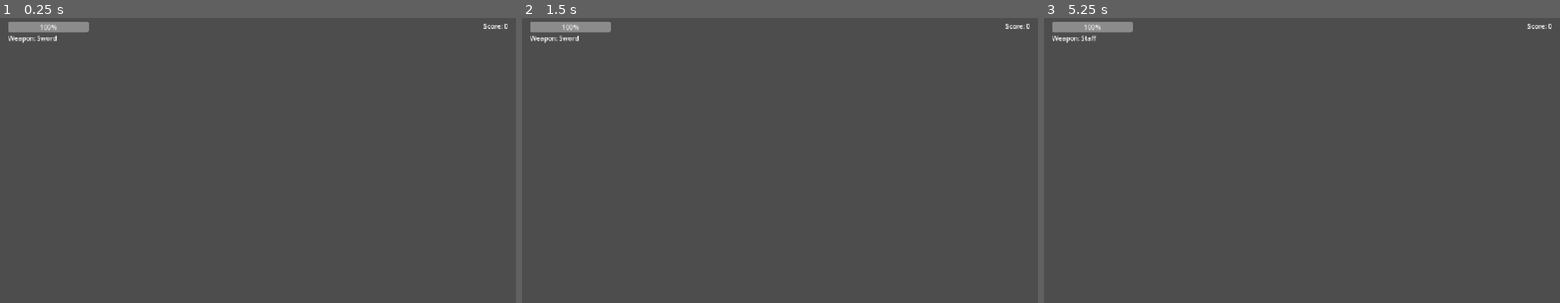
Above: before the commit, frames 1-3 (left to right).
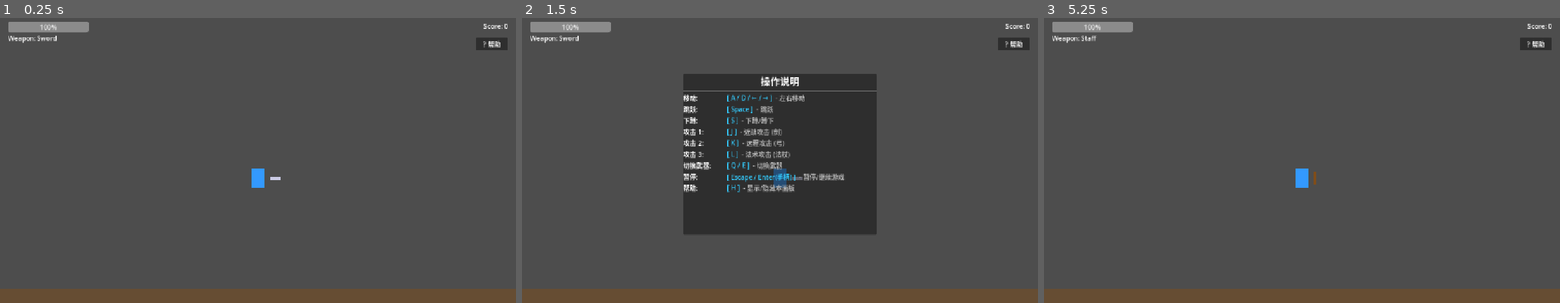
Above: after the commit, the same moments.

Repository: czlczlczl/just-attack
Game: Godot game, scene res://scenes/main.tscn
The game is run twice, just before and just after one commit, with the same random seed, the same clock (stepped at 60 frames per second) and the same inputs.
Inputs (mouse positions are in pixels of both pictures, inside the frame that each line leads up to):
- Up to frame 1 (0.25 s): no input
- Up to frame 2 (1.5 s): click (1012, 43) at 0.5 s, where only the run after the commit has a clickable "? 帮助"; tap Enter at 1.25 s; move the mouse to (893, 143) at 1.27 s; hold D from 1.28 s (still down); tap H at 1.35 s; click (893, 143) at 1.42 s
- Up to frame 3 (5.25 s): tap Space at 1.52, 2, 2.27, 3.5, 3.77, 4.52, 5 s; move the mouse to (1198, 171) at 2.02 s; tap H at 2.1, 3.05, 3.8, 4.55 s; tap Enter at 2.75, 4.25 s; move the mouse to (1353, 94) at 2.77 s; release D at 2.78 s; hold A 2.78-3.53 s; tap J at 2.85 s; move the mouse to (1276, 217) at 3.52 s; hold D 3.53-5.03 s; tap K at 3.6 s; click (1276, 217) at 3.67 s; move the mouse to (1456, 200) at 4.27 s; tap L at 4.35 s; move the mouse to (1147, 114) at 5.02 s; hold A from 5.03 s (still down); tap Q at 5.1 s

The runs differ from the first frame. In frame 1, 5.4% of the frame differs, in the area x 0-100%, y 6-100%; in frame 2, 25%; in frame 3, 5.4%.
Error before the commit: Parse Error: Member "gravity" redefined (original in native class 'Area2D') (res://scripts/projectiles/projectile.gd:18)
Error after the commit: Invalid access to property or key 'gravity' on a base object of type 'Nil'. (res://scenes/player/player.gd:70)

Commit message:
feat: complete Godot 4.6 platformer game
Core Features:
- Player controller with movement, jumping, crouching (A/D or Arrow keys)
- 3 weapons: Sword (J), Bow (K), Staff (L) - switch with Q/E
- Enemy AI with state machine: Idle, Patrol, Chase, Attack, Return
- Random enemy spawner with spawn points
- Smooth camera follow with dynamic offset
- UI: Health bar, Score, Weapon display

New Features:
- Controls overlay showing key bindings (press H or click ? button)
- Procedural audio system for SFX
- Projectile system for bow weapon
- Death zone for fall damage

Files:
- scripts/controls_overlay.gd - Key bindings display
- scenes/main.tscn - Main game scene with UI
- All player, enemy, weapon, and utility scripts

Diff:
--- a/project.godot
+++ b/project.godot
@@ -1,4 +1,11 @@
-; Engine configuration file for Godot 4.6.1
+; Engine configuration file.
+; It's best edited using the editor UI and not directly,
+; since the parameters that go here are not all obvious.
+;
+; Format:
+;   [section] ; section goes between []
+;   param=value ; assign values to parameters
+
 config_version=5
 
 [application]
@@ -37,49 +44,49 @@
 jump={
 "deadzone": 0.5,
 "events": [Object(InputEventKey,"resource_local_to_scene":false,"resource_name":"","device":-1,"window_id":0,"alt_press …(191 unchanged characters)…
-, Object(InputEventJoypadButton,"resource_local_to_scene":false,"resource_name":"","device":-1,"button_index":0,"pressure":0.0,"pressed":true)
+, Object(InputEventJoypadButton,"resource_local_to_scene":false,"resource_name":"","device":-1,"button_index":0,"pressure":0.0,"pressed":true,"script":null)
 ]
 }
 crouch={
 "deadzone": 0.5,
 "events": [Object(InputEventKey,"resource_local_to_scene":false,"resource_name":"","device":-1,"window_id":0,"alt_press …(192 unchanged characters)…
-, Object(InputEventJoypadButton,"resource_local_to_scene":false,"resource_name":"","device":-1,"button_index":13,"pressure":0.0,"pressed":true)
+, Object(InputEventJoypadButton,"resource_local_to_scene":false,"resource_name":"","device":-1,"button_index":13,"pressure":0.0,"pressed":true,"script":null)
 ]
 }
 attack_1={
 "deadzone": 0.5,
 "events": [Object(InputEventKey,"resource_local_to_scene":false,"resource_name":"","device":-1,"window_id":0,"alt_press …(192 unchanged characters)…
-, Object(InputEventJoypadButton,"resource_local_to_scene":false,"resource_name":"","device":-1,"button_index":2,"pressure":0.0,"pressed":true)
+, Object(InputEventJoypadButton,"resource_local_to_scene":false,"resource_name":"","device":-1,"button_index":2,"pressure":0.0,"pressed":true,"script":null)
 ]
 }
 attack_2={
 "deadzone": 0.5,
 "events": [Object(InputEventKey,"resource_local_to_scene":false,"resource_name":"","device":-1,"window_id":0,"alt_press …(192 unchanged characters)…
-, Object(InputEventJoypadButton,"resource_local_to_scene":false,"resource_name":"","device":-1,"button_index":3,"pressure":0.0,"pressed":true)
+, Object(InputEventJoypadButton,"resource_local_to_scene":false,"resource_name":"","device":-1,"button_index":3,"pressure":0.0,"pressed":true,"script":null)
 ]
 }
 attack_3={
 "deadzone": 0.5,
 "events": [Object(InputEventKey,"resource_local_to_scene":false,"resource_name":"","device":-1,"window_id":0,"alt_press …(192 unchanged characters)…
-, Object(InputEventJoypadButton,"resource_local_to_scene":false,"resource_name":"","device":-1,"button_index":1,"pressure":0.0,"pressed":true)
+, Object(InputEventJoypadButton,"resource_local_to_scene":false,"resource_name":"","device":-1,"button_index":1,"pressure":0.0,"pressed":true,"script":null)
 ]
 }
 weapon_switch_left={
 "deadzone": 0.5,
 "events": [Object(InputEventKey,"resource_local_to_scene":false,"resource_name":"","device":-1,"window_id":0,"alt_press …(192 unchanged characters)…
-, Object(InputEventJoypadButton,"resource_local_to_scene":false,"resource_name":"","device":-1,"button_index":9,"pressure":0.0,"pressed":true)
+, Object(InputEventJoypadButton,"resource_local_to_scene":false,"resource_name":"","device":-1,"button_index":9,"pressure":0.0,"pressed":true,"script":null)
 ]
 }
 weapon_switch_right={
 "deadzone": 0.5,
 "events": [Object(InputEventKey,"resource_local_to_scene":false,"resource_name":"","device":-1,"window_id":0,"alt_press …(192 unchanged characters)…
-, Object(InputEventJoypadButton,"resource_local_to_scene":false,"resource_name":"","device":-1,"button_index":10,"pressure":0.0,"pressed":true)
+, Object(InputEventJoypadButton,"resource_local_to_scene":false,"resource_name":"","device":-1,"button_index":10,"pressure":0.0,"pressed":true,"script":null)
 ]
 }
 pause={
 "deadzone": 0.5,
 "events": [Object(InputEventKey,"resource_local_to_scene":false,"resource_name":"","device":-1,"window_id":0,"alt_press …(195 unchanged characters)…
-, Object(InputEventJoypadButton,"resource_local_to_scene":false,"resource_name":"","device":-1,"button_index":6,"pressure":0.0,"pressed":true)
+, Object(InputEventJoypadButton,"resource_local_to_scene":false,"resource_name":"","device":-1,"button_index":6,"pressure":0.0,"pressed":true,"script":null)
 ]
 }
 
--- /dev/null
+++ b/resources/shaders/color_shader.gdshader
@@ -0,0 +1,7 @@
+shader_type canvas_item;
+
+uniform vec4 color : source_color = vec4(0.2, 0.6, 1.0, 1.0);
+
+void fragment() {
+    COLOR = color;
+}
--- a/scenes/enemies/enemy_base.tscn
+++ b/scenes/enemies/enemy_base.tscn
@@ -13,8 +13,12 @@
 [node name="CollisionShape2D" type="CollisionShape2D" parent="."]
 shape = SubResource("RectangleShape2D_enemy")
 
-[node name="Sprite2D" type="Sprite2D" parent="."]
-position = Vector2(0, -16)
+[node name="EnemyVisual" type="ColorRect" parent="."]
+offset_left = -16.0
+offset_top = -16.0
+offset_right = 16.0
+offset_bottom = 16.0
+color = Color(1.0, 0.2, 0.2, 1.0)
 
 [node name="AttackBox" type="Area2D" parent="."]
 collision_layer = 4
--- a/scenes/enemies/monster_01.tscn
+++ b/scenes/enemies/monster_01.tscn
@@ -16,8 +16,12 @@
 [node name="CollisionShape2D" type="CollisionShape2D" parent="."]
 shape = SubResource("RectangleShape2D_enemy")
 
-[node name="Sprite2D" type="Sprite2D" parent="."]
-position = Vector2(0, -16)
+[node name="EnemyVisual" type="ColorRect" parent="."]
+offset_left = -16.0
+offset_top = -16.0
+offset_right = 16.0
+offset_bottom = 16.0
+color = Color(1.0, 0.2, 0.2, 1.0)
 
 [node name="AttackBox" type="Area2D" parent="."]
 collision_layer = 4
--- a/scenes/main.tscn
+++ b/scenes/main.tscn
@@ -5,6 +5,8 @@
 [ext_resource type="Script" path="res://scripts/enemy_spawner.gd" id="3_spawner"]
 [ext_resource type="Script" path="res://scripts/ui_controller.gd" id="4_ui"]
 [ext_resource type="Script" path="res://scripts/death_zone.gd" id="5_death"]
+[ext_resource type="Script" path="res://scripts/controls_overlay.gd" id="6_controls"]
+[ext_resource type="PackedScene" path="res://scenes/enemies/monster_01.tscn" id="7_monster"]
 
 [sub_resource type="RectangleShape2D" id="RectangleShape2D_ground"]
 size = Vector2(2000, 50)
@@ -25,6 +27,13 @@
 collision_layer = 4
 collision_mask = 0
 
+[node name="GroundVisual" type="ColorRect" parent="World/Ground"]
+offset_left = -1000.0
+offset_top = -25.0
+offset_right = 1000.0
+offset_bottom = 25.0
+color = Color(0.4, 0.3, 0.2, 1.0)
+
 [node name="CollisionShape2D" type="CollisionShape2D" parent="World/Ground"]
 shape = SubResource("RectangleShape2D_ground")
 
@@ -34,6 +43,7 @@
 script = ExtResource("3_spawner")
 max_enemies = 5
 spawn_interval = 2.0
+enemy_scenes = [ExtResource("7_monster")]
 
 [node name="SpawnPoint1" type="Marker2D" parent="World/EnemySpawner"]
 position = Vector2(-200, 0)
@@ -75,3 +85,21 @@
 offset_bottom = 50.0
 text = "Score: 0"
 horizontal_alignment = 2
+
+[node name="HelpButton" type="Button" parent="UI"]
+offset_left = 1180.0
+offset_top = 60.0
+offset_right = 1260.0
+offset_bottom = 90.0
+text = "? 帮助"
+
+[node name="ControlsOverlay" type="PanelContainer" parent="UI"]
+visible = false
+offset_left = 400.0
+offset_top = 150.0
+offset_right = 880.0
+offset_bottom = 550.0
+script = ExtResource("6_controls")
+
+[node name="VBoxContainer" type="VBoxContainer" parent="UI/ControlsOverlay"]
+layout_mode = 2
--- a/scenes/player/player.gd
+++ b/scenes/player/player.gd
@@ -37,6 +37,14 @@
 
 ## 面向方向 (1=右，-1=左)
 var facing_direction: int = 1
+
+func _exit_tree() -> void:
+	# 清理武器
+	for weapon in weapons:
+		if is_instance_valid(weapon):
+			weapon.queue_free()
+	weapons.clear()
+	current_weapon = null
 
 func _ready() -> void:
 	# 注册到 GameManager
--- a/scenes/player/player.tscn
+++ b/scenes/player/player.tscn
@@ -1,6 +1,7 @@
-[gd_scene load_steps=4 format=3 uid="uid://player_scene"]
+[gd_scene load_steps=3 format=3 uid="uid://player_scene"]
 
 [ext_resource type="Script" path="res://scripts/resources/player_stats.gd" id="1_stats"]
+[ext_resource type="Resource" path="res://resources/player_stats.tres" id="3_stats_config"]
 [ext_resource type="Script" path="res://scenes/player/player.gd" id="2_player"]
 
 [sub_resource type="RectangleShape2D" id="RectangleShape2D_player"]
@@ -10,13 +11,17 @@
 collision_layer = 1
 collision_mask = 6
 script = ExtResource("2_player")
-stats = ExtResource("1_stats")
+stats = ExtResource("3_stats_config")
 
 [node name="CollisionShape2D" type="CollisionShape2D" parent="."]
 shape = SubResource("RectangleShape2D_player")
 
-[node name="Sprite2D" type="Sprite2D" parent="."]
-position = Vector2(0, -24)
+[node name="PlayerVisual" type="ColorRect" parent="."]
+offset_left = -16.0
+offset_top = -24.0
+offset_right = 16.0
+offset_bottom = 24.0
+color = Color(0.2, 0.6, 1.0, 1.0)
 
 [node name="WeaponPivot" type="Node2D" parent="."]
 position = Vector2(32, 0)
--- a/scenes/projectiles/projectile.tscn
+++ b/scenes/projectiles/projectile.tscn
@@ -13,5 +13,9 @@
 [node name="CollisionShape2D" type="CollisionShape2D" parent="."]
 shape = SubResource("CircleShape2D_projectile")
 
-[node name="Sprite2D" type="Sprite2D" parent="."]
-texture_scale = Vector2(0.5, 0.5)
+[node name="ProjectileVisual" type="ColorRect" parent="."]
+offset_left = -5.0
+offset_top = -5.0
+offset_right = 5.0
+offset_bottom = 5.0
+color = Color(1.0, 1.0, 0.2, 1.0)
--- a/scenes/weapons/bow.tscn
+++ b/scenes/weapons/bow.tscn
@@ -7,5 +7,9 @@
 script = ExtResource("2_bow")
 projectile_scene = ExtResource("1_projectile")
 
-[node name="Sprite2D" type="Sprite2D" parent="."]
-texture_scale = Vector2(1, 0.5)
+[node name="BowVisual" type="ColorRect" parent="."]
+offset_left = -8.0
+offset_top = -12.0
+offset_right = 8.0
+offset_bottom = 12.0
+color = Color(0.6, 0.4, 0.2, 1.0)
--- a/scenes/weapons/staff.tscn
+++ b/scenes/weapons/staff.tscn
@@ -5,5 +5,9 @@
 [node name="Staff" type="Node2D"]
 script = ExtResource("1_staff")
 
-[node name="Sprite2D" type="Sprite2D" parent="."]
-texture_scale = Vector2(1, 0.5)
+[node name="StaffVisual" type="ColorRect" parent="."]
+offset_left = -4.0
+offset_top = -16.0
+offset_right = 4.0
+offset_bottom = 16.0
+color = Color(0.5, 0.3, 0.1, 1.0)
--- a/scenes/weapons/sword.tscn
+++ b/scenes/weapons/sword.tscn
@@ -5,5 +5,9 @@
 [node name="Sword" type="Node2D"]
 script = ExtResource("1_sword")
 
-[node name="Sprite2D" type="Sprite2D" parent="."]
-texture_scale = Vector2(1, 0.5)
+[node name="SwordVisual" type="ColorRect" parent="."]
+offset_left = 0.0
+offset_top = -4.0
+offset_right = 24.0
+offset_bottom = 4.0
+color = Color(0.8, 0.8, 0.9, 1.0)
--- a/scripts/audio_manager.gd
+++ b/scripts/audio_manager.gd
@@ -27,7 +27,6 @@
 	# 创建 5 个音效播放器用于并发播放
 	for i in range(5):
 		var player = AudioStreamPlayer.new()
-		player.bus = "SFX"
 		add_child(player)
 		_audio_players.append(player)
 
@@ -70,26 +69,49 @@
 	player.play()
 
 ## 创建频率扫描音效
-func _create_frequency_sweep(from_hz: float, to_hz: float, duration: float) -> AudioStreamGenerator:
+func _create_frequency_sweep(from_hz: float, to_hz: float, duration: float) -> AudioStreamGeneratorPlayback:
 	var generator = AudioStreamGenerator.new()
 	generator.mix_rate = 44100
-	generator.buffer_frames = 1024
-	return generator
+	var playback: AudioStreamGeneratorPlayback = generator.instantiate_playback()
+	_generate_sound(playback, from_hz, to_hz, duration, "sweep")
+	return playback
 
 ## 创建噪音爆发音效
-func _create_noise_burst(duration: float) -> AudioStreamGenerator:
+func _create_noise_burst(duration: float) -> AudioStreamGeneratorPlayback:
 	var generator = AudioStreamGenerator.new()
 	generator.mix_rate = 44100
-	generator.buffer_frames = 1024
-	return generator
+	var playback: AudioStreamGeneratorPlayback = generator.instantiate_playback()
+	_generate_sound(playback, 0, 0, duration, "noise")
+	return playback
 
 ## 创建方波音效
-func _create_square_wave(frequency: float, duration: float) -> AudioStreamGenerator:
+func _create_square_wave(frequency: float, duration: float) -> AudioStreamGeneratorPlayback:
 	var generator = AudioStreamGenerator.new()
 	generator.mix_rate = 44100
-	generator.buffer_frames = 1024
-	return generator
+	var playback: AudioStreamGeneratorPlayback = generator.instantiate_playback()
+	_generate_sound(playback, frequency, frequency, duration, "square")
+	return playback
 
 ## 创建滑音音效
-func _create_pitch_slide(from_hz: float, to_hz: float, duration: float) -> AudioStreamGenerator:
+func _create_pitch_slide(from_hz: float, to_hz: float, duration: float) -> AudioStreamGeneratorPlayback:
 	return _create_frequency_sweep(from_hz, to_hz, duration)
+
+## 生成声音数据
+func _generate_sound(playback: AudioStreamGeneratorPlayback, from_hz: float, to_hz: float, duration: float, type: String) -> void:
+	var sample_count = int(44100 * duration)
+	for i in range(sample_count):
+		var t = float(i) / sample_count
+		var sample: float = 0.0
+
+		match type:
+			"sweep":
+				var freq = from_hz + (to_hz - from_hz) * t
+				sample = sin(PI * 2 * freq * t)
+			"noise":
+				sample = randf_range(-1, 1) * (1.0 - t)  # 噪音衰减
+			"square":
+				var wave = sin(PI * 2 * from_hz * t)
+				sample = 1.0 if wave > 0 else -1.0
+				sample *= (1.0 - t)  # 衰减
+
+		playback.push_frame(Vector2(sample, sample))
--- a/scripts/camera_controller.gd
+++ b/scripts/camera_controller.gd
@@ -9,7 +9,7 @@
 @export var follow_speed: float = 5.0
 
 ## 偏移量
-@export var offset: Vector2 = Vector2(0, -50)
+@export var camera_offset: Vector2 = Vector2(0, -50)
 
 ## 边界矩形
 @export var boundary_rect: Rect2
@@ -33,7 +33,7 @@
 		return
 
 	# 计算目标位置
-	var base_target = target.global_position + offset + dynamic_offset
+	var base_target = target.global_position + camera_offset + dynamic_offset
 
 	# 根据玩家速度添加提前量
 	if target.has_method("get_normalized_move"):
@@ -50,7 +50,7 @@
 		dynamic_offset.y = lerp(dynamic_offset.y, 0, delta * 5)
 
 	# 更新目标位置
-	target_position = target.global_position + offset + dynamic_offset
+	target_position = target.global_position + camera_offset + dynamic_offset
 
 	# 平滑插值
 	global_position = global_position.lerp(target_position, follow_speed * delta)
--- /dev/null
+++ b/scripts/controls_overlay.gd
@@ -0,0 +1,77 @@
+## 按键控制器 - 管理按键提示面板
+extends PanelContainer
+
+## 所有按键绑定
+var key_bindings: Array = []
+
+func _ready() -> void:
+	_initialize_key_bindings()
+	_update_ui()
+
+## 初始化按键绑定
+func _initialize_key_bindings() -> void:
+	key_bindings = [
+		{"action": "移动", "keys": ["A", "D", "←", "→"], "description": "左右移动"},
+		{"action": "跳跃", "keys": ["Space"], "description": "跳跃"},
+		{"action": "下蹲", "keys": ["S"], "description": "下蹲/蹲下"},
+		{"action": "攻击 1", "keys": ["J"], "description": "近战攻击 (剑)"},
+		{"action": "攻击 2", "keys": ["K"], "description": "远程攻击 (弓)"},
+		{"action": "攻击 3", "keys": ["L"], "description": "法术攻击 (法杖)"},
+		{"action": "切换武器", "keys": ["Q", "E"], "description": "切换武器"},
+		{"action": "暂停", "keys": ["Escape", "Enter(手柄)"], "description": "暂停/继续游戏"},
+		{"action": "帮助", "keys": ["H"], "description": "显示/隐藏本面板"},
+	]
+
+## 更新 UI 显示
+func _update_ui() -> void:
+	var container = $VBoxContainer
+	if not container:
+		return
+
+	# 清除现有内容
+	for child in container.get_children():
+		child.queue_free()
+
+	# 添加标题
+	var title = Label.new()
+	title.text = "操作说明"
+	title.add_theme_font_size_override("font_size", 24)
+	title.horizontal_alignment = HORIZONTAL_ALIGNMENT_CENTER
+	container.add_child(title)
+
+	var separator = HSeparator.new()
+	container.add_child(separator)
+
+	# 添加按键绑定
+	for binding in key_bindings:
+		var hbox = HBoxContainer.new()
+
+		var action_label = Label.new()
+		action_label.text = binding["action"] + ":"
+		action_label.size_flags_horizontal = Control.SIZE_SHRINK_BEGIN
+		action_label.custom_minimum_size.x = 100
+		hbox.add_child(action_label)
+
+		var keys_label = Label.new()
+		keys_label.text = " [ " + " / ".join(binding["keys"]) + " ]"
+		keys_label.add_theme_color_override("font_color", Color(0.2, 0.8, 1.0))
+		hbox.add_child(keys_label)
+
+		var desc_label = Label.new()
+		desc_label.text = " - " + binding["description"]
+		desc_label.add_theme_color_override("font_color", Color(0.7, 0.7, 0.7))
+		hbox.add_child(desc_label)
+
+		container.add_child(hbox)
+
+## 切换面板显示
+func toggle_panel() -> void:
+	visible = not visible
+
+## 显示面板
+func show_panel() -> void:
+	visible = true
+
+## 隐藏面板
+func hide_panel() -> void:
+	visible = false
--- a/scripts/enemies/enemy_base.gd
+++ b/scripts/enemies/enemy_base.gd
@@ -1,6 +1,17 @@
 ## 敌人基类 - 所有敌人的共同行为和 AI
 class_name EnemyBase
 extends CharacterBody2D
+
+## 敌人状态枚举
+enum EnemyState {
+	IDLE,
+	PATROL,
+	CHASE,
+	ATTACK,
+	RETURN,
+	STUNNED,
+	DEAD
+}
 
 ## 敌人属性
 @export var stats: EnemyStats
@@ -171,3 +182,7 @@
 	patrol_points = points
 	if points.size() > 0:
 		current_state = EnemyState.PATROL
+
+func _exit_tree() -> void:
+	# 清理资源
+	patrol_points.clear()
--- a/scripts/enemies/enemy_states.gd
+++ /dev/null
@@ -1,10 +0,0 @@
-## 敌人状态枚举
-enum EnemyState {
-	IDLE,
-	PATROL,
-	CHASE,
-	ATTACK,
-	RETURN,
-	STUNNED,
-	DEAD
-}
--- a/scripts/enemy_spawner.gd
+++ b/scripts/enemy_spawner.gd
@@ -23,7 +23,17 @@
 ## 生成计时器
 var spawn_timer: float = 0.0
 
+func _exit_tree() -> void:
+	# 清理所有敌人
+	clear_all_enemies()
+
 func _ready() -> void:
+	# 如果没有手动配置生成点，自动获取子节点
+	if spawn_points.size() == 0:
+		for child in get_children():
+			if child is Marker2D:
+				spawn_points.append(child)
+
 	# 延迟获取玩家引用
 	await get_tree().create_timer(0.5).timeout
 	if GameManager.player:
@@ -66,7 +76,7 @@
 
 	# 设置巡逻点（如果有多个生成点）
 	if enemy.has_method("set_patrol_points") and spawn_points.size() > 1:
-		var patrol_points = []
+		var patrol_points: Array[Vector2] = []
 		for sp in spawn_points:
 			patrol_points.append(sp.global_position)
 		enemy.set_patrol_points(patrol_points)
--- a/scripts/game_manager.gd
+++ b/scripts/game_manager.gd
@@ -34,6 +34,16 @@
 
 ## 信号：生命值改变
 signal health_changed(new_health: int)
+
+func _exit_tree() -> void:
+	# 清理所有游戏资源
+	cleanup()
+
+## 清理所有游戏资源
+func cleanup() -> void:
+	player = null
+	score = 0
+	player_health = 100
 
 func _ready() -> void:
 	print("[GameManager] Initialized")
--- a/scripts/input_handler.gd
+++ b/scripts/input_handler.gd
@@ -28,6 +28,9 @@
 
 ## 信号：暂停按下
 signal pause_pressed
+
+## 信号：切换帮助面板
+signal toggle_help_pressed
 
 ## 手柄震动强度 (0-1)
 var controller_vibration: float = 0.0
@@ -79,6 +82,8 @@
 			weapon_switch_pressed.emit(1)
 		KEY_ESCAPE:
 			pause_pressed.emit()
+		KEY_H:
+			toggle_help_pressed.emit()
 
 func _handle_controller_input(event: InputEventJoypadButton) -> void:
 	match event.button_index:
--- a/scripts/projectiles/projectile.gd
+++ b/scripts/projectiles/projectile.gd
@@ -15,14 +15,14 @@
 var lifetime: float = 3.0
 
 ## 重力
-var gravity: float = 200.0
+var gravity_force: float = 200.0
 
-## 初始速度
-var velocity: Vector2 = Vector2.ZERO
+## 移动速度
+var move_velocity: Vector2 = Vector2.ZERO
 
 func _ready() -> void:
 	# 设置初始速度
-	velocity.x = direction * speed
+	move_velocity.x = direction * speed
 
 	# 连接信号
 	body_entered.connect(_on_body_entered)
@@ -36,10 +36,10 @@
 
 func _physics_process(delta: float) -> void:
 	# 应用重力
-	velocity.y += gravity * delta
+	move_velocity.y += gravity_force * delta
 
 	# 移动
-	position += velocity * delta
+	position += move_velocity * delta
 
 	# 超出屏幕后销毁
 	if position.x > 2000 or position.x < -2000 or position.y > 1500:
--- a/scripts/ui_controller.gd
+++ b/scripts/ui_controller.gd
@@ -4,6 +4,8 @@
 @onready var health_bar: ProgressBar = $HealthBar
 @onready var weapon_label: Label = $WeaponLabel
 @onready var score_label: Label = $ScoreLabel
+@onready var help_button: Button = $HelpButton
+@onready var controls_overlay: PanelContainer = $ControlsOverlay
 
 func _ready() -> void:
 	# 连接 GameManager 信号
@@ -18,6 +20,13 @@
 		if GameManager.player.current_weapon:
 			weapon_label.text = "Weapon: " + GameManager.player.current_weapon.weapon_name
 
+	# 连接帮助按钮
+	if help_button:
+		help_button.pressed.connect(_on_help_pressed)
+
+	# 连接 H 键切换帮助面板
+	InputHandler.toggle_help_pressed.connect(_on_toggle_help)
+
 func _on_health_changed(new_health: int) -> void:
 	health_bar.value = new_health
 
@@ -26,3 +35,11 @@
 
 func _on_weapon_changed(weapon_name: String) -> void:
 	weapon_label.text = "Weapon: " + weapon_name
+
+func _on_help_pressed() -> void:
+	if controls_overlay:
+		controls_overlay.visible = not controls_overlay.visible
+
+func _on_toggle_help() -> void:
+	if controls_overlay:
+		controls_overlay.visible = not controls_overlay.visible
Not shown, added: icon.svg.import
Not shown, added: resources/shaders/color_shader.gdshader.uid
Not shown, added: resources/textures/player_texture.import
Not shown, added: scenes/player/player.gd.uid
Not shown: 1 places in scenes/projectiles/projectile.tscn that only renumber resources
Not shown, added: scripts/audio_manager.gd.uid
Not shown, added: scripts/camera_controller.gd.uid
Not shown, added: scripts/controls_overlay.gd.uid
Not shown, added: scripts/death_zone.gd.uid
Not shown, added: scripts/enemies/enemy_base.gd.uid
Not shown, added: scripts/enemy_spawner.gd.uid
Not shown, added: scripts/game_manager.gd.uid
(and 9 more such lines)
